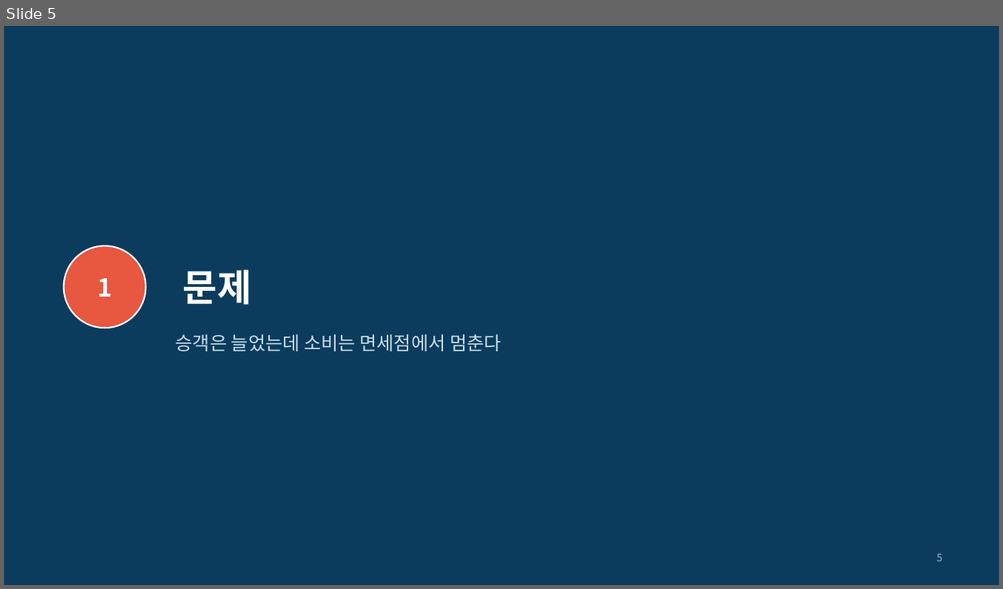
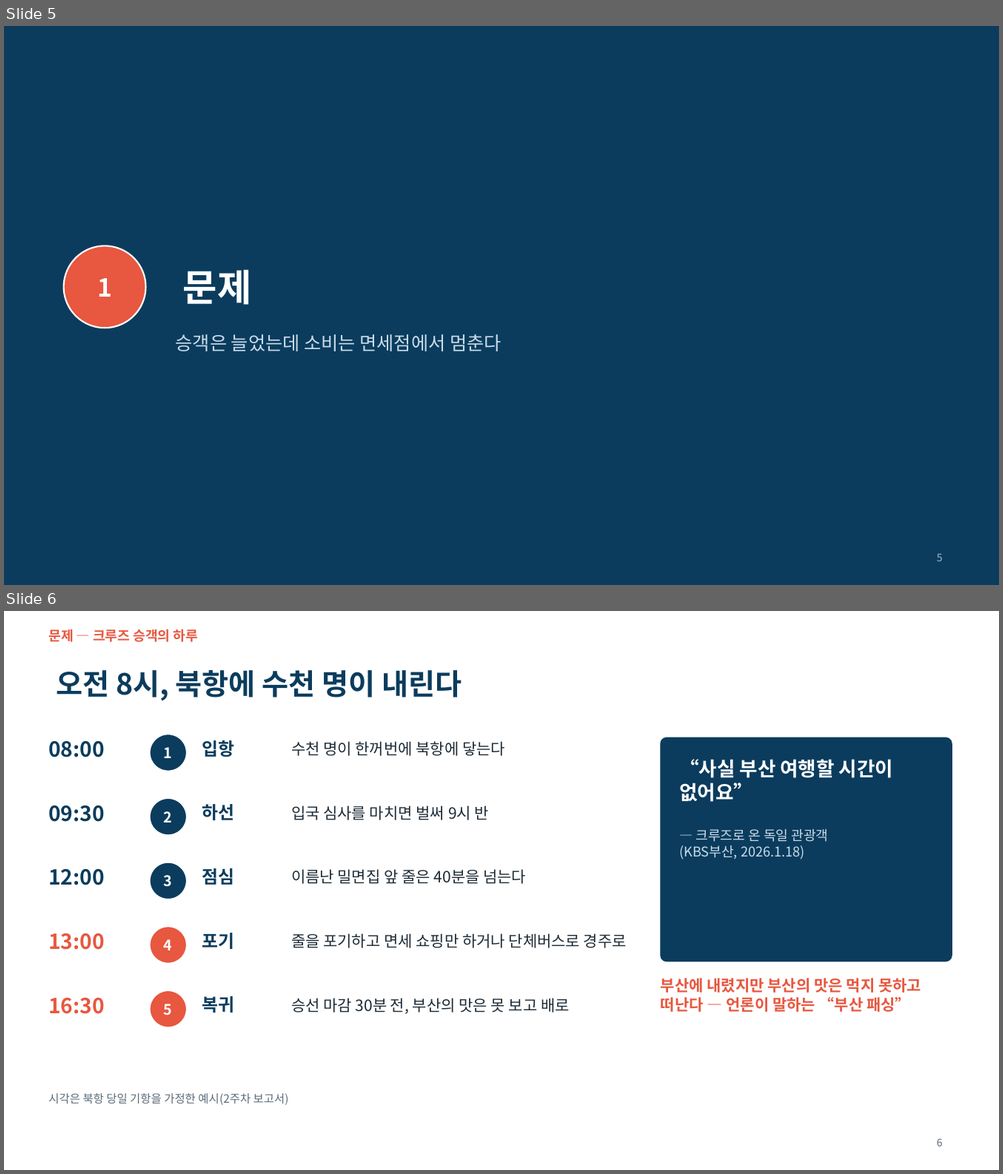
Before and after one commit to ddayoung03/busan-cruise-unpassing, a slide deck: 05_문서/3주차_발표자료.pptx. Shown one above the other, each under a label of ours: slide 5 before the commit, slides 5 and 6 after it. The pictures are 1003x589 and 1003x1174 pixels, drawn with LibreOffice and Linux fonts; fonts in the diff are those of the drawing. Boxes give left, top, right and bottom in pixels: in the first picture for what was removed or moved away, otherwise in the second. Text is boxed around its words. In the diff, an @@ line names an element or a change of style, - is before the commit and + after.

```diff
--- a/05_문서/3주차_발표자료.pptx
+++ b/05_문서/3주차_발표자료.pptx
@@ slide 6 added at (4,611,999,1170), background #FFFFFF @@
@@ text added at (48,629,198,642), 13 pt, text #E8573F, bold @@
+문제 — 크루즈 승객의 하루
@@ title added at (56,670,462,701), 28 pt, text #0B3C5D, bold @@
+오전 8시, 북항에 수천 명이 내린다
@@ text added at (48,741,104,758), 20 pt, text #0B3C5D, bold @@
+08:00
@@ ellipse added at (150,734,187,772), fill #0B3C5D, outline #FFFFFF 1.5 pt @@
@@ text added at (202,741,234,757), 17 pt, text #0B3C5D, bold @@
+입항
@@ text added at (291,741,505,756), 15 pt, text #1D2B36 @@
+수천 명이 한꺼번에 북항에 닿는다
@@ rounded rectangle added at (660,738,951,962), fill #0B3C5D, outline #0B3C5D 1 pt @@
@@ text added at (164,747,173,758), 14 pt, text #FFFFFF, bold @@
+1
@@ text added at (679,759,893,860), 13 pt, text #C9DCEB @@
+“사실 부산 여행할 시간이 없어요”
+— 크루즈로 온 독일 관광객
+(KBS부산, 2026.1.18)
@@ text added at (48,806,104,822), 20 pt, text #0B3C5D, bold @@
+09:30
@@ ellipse added at (150,798,187,835), fill #0B3C5D, outline #FFFFFF 1.5 pt @@
@@ text added at (202,804,234,820), 17 pt, text #0B3C5D, bold @@
+하선
@@ text added at (291,806,489,820), 15 pt, text #1D2B36 @@
+입국 심사를 마치면 벌써 9시 반
@@ text added at (164,812,173,823), 14 pt, text #FFFFFF, bold @@
+2
@@ text added at (48,869,104,886), 20 pt, text #0B3C5D, bold @@
+12:00
@@ ellipse added at (150,863,187,900), fill #0B3C5D, outline #FFFFFF 1.5 pt @@
@@ text added at (164,875,173,887), 14 pt, text #FFFFFF, bold @@
+3
@@ text added at (202,869,234,885), 17 pt, text #0B3C5D, bold @@
+점심
@@ text added at (291,869,526,884), 15 pt, text #1D2B36 @@
+이름난 밀면집 앞 줄은 40분을 넘는다
@@ text added at (48,934,104,950), 20 pt, text #E8573F, bold @@
+13:00
@@ ellipse added at (150,926,187,964), fill #E8573F, outline #FFFFFF 1.5 pt @@
@@ text added at (164,940,173,951), 14 pt, text #FFFFFF, bold @@
+4
@@ text added at (202,933,234,949), 17 pt, text #0B3C5D, bold @@
+포기
@@ text added at (291,934,626,948), 15 pt, text #1D2B36 @@
+줄을 포기하고 면세 쇼핑만 하거나 단체버스로 경주로
@@ text added at (660,978,921,1012), 15 pt, text #E8573F, bold @@
+부산에 내렸지만 부산의 맛은 먹지 못하고 떠난다 — 언론이 말하는 “부산 패싱”
@@ text added at (48,998,104,1014), 20 pt, text #E8573F, bold @@
+16:30
@@ ellipse added at (150,991,187,1028), fill #E8573F, outline #FFFFFF 1.5 pt @@
@@ text added at (164,1004,173,1016), 14 pt, text #FFFFFF, bold @@
+5
@@ text added at (202,997,234,1013), 17 pt, text #0B3C5D, bold @@
+복귀
@@ text added at (291,998,569,1014), 15 pt, text #1D2B36 @@
+승선 마감 30분 전, 부산의 맛은 못 보고 배로
@@ text added at (48,1093,289,1105), 11 pt, text #5B6B78 @@
+시각은 북항 당일 기항을 가정한 예시(2주차 보고서)
@@ page number added at (936,1139,942,1147), 10 pt, text #5B6B78 @@
+6
```
Also in this commit, not shown: 7 slides changed, 4 other slides added.
